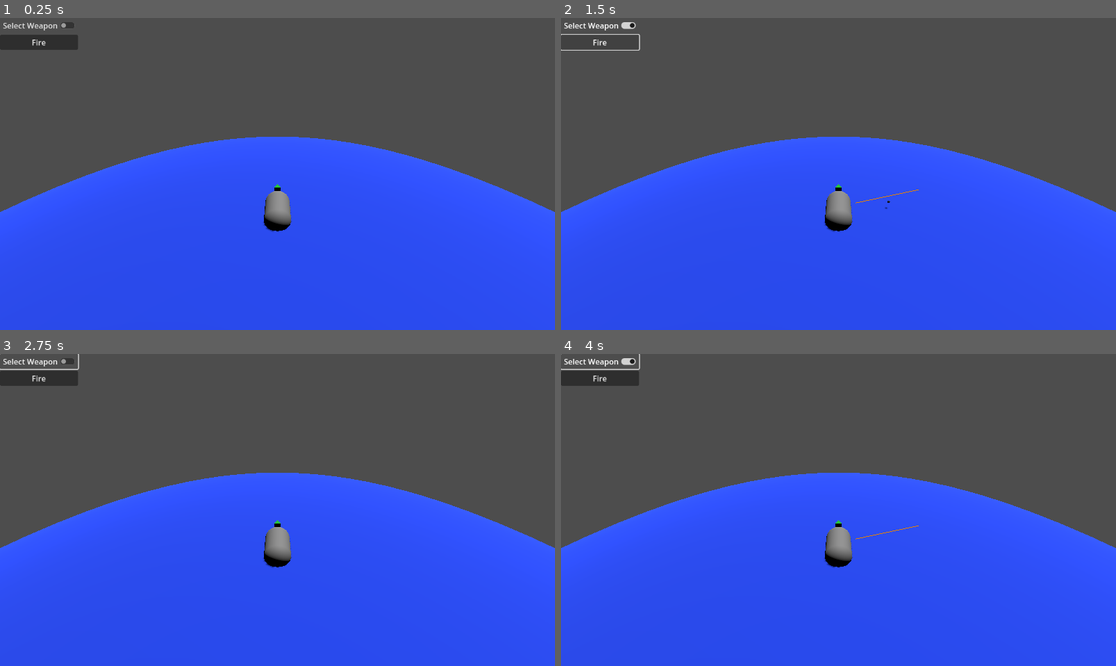
Above: before the commit, frames 1-4 (two rows, left to right).
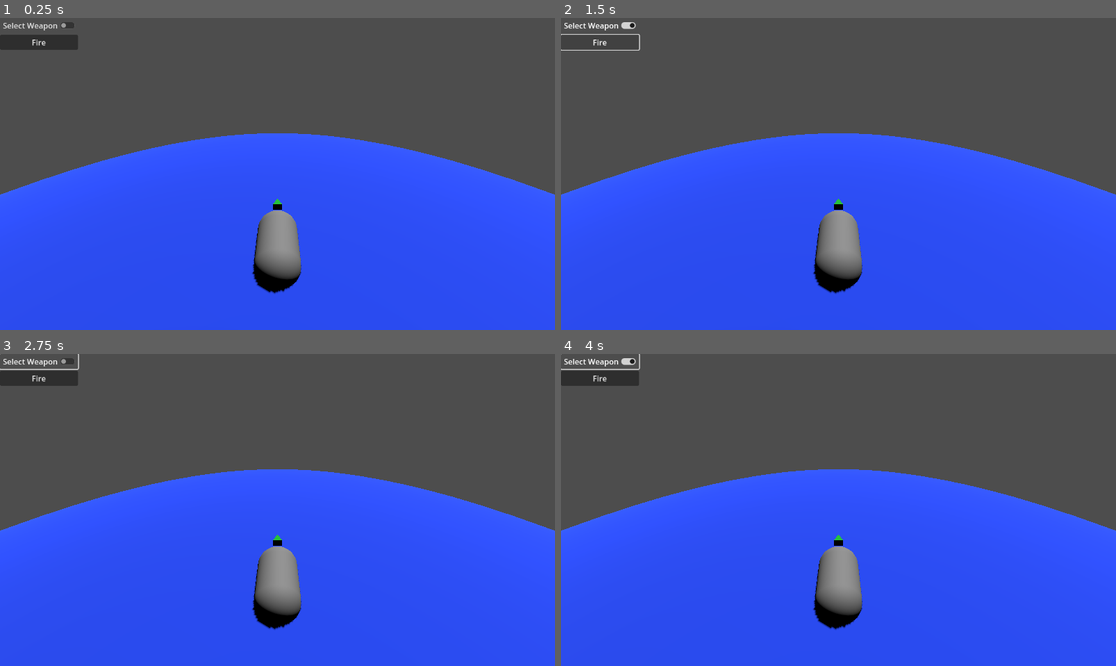
Above: after the commit, the same moments.

Repository: D4Devil/project--shipwrecked
Game: Godot game, scene res://scenes/test.tscn
The game is run twice, just before and just after one commit, with the same random seed, the same clock (stepped at 60 frames per second) and the same inputs.
Inputs:
- Up to frame 1 (0.25 s): no input
- Up to frame 2 (1.5 s): click "Select Weapon" at 0.5 s; click "Fire" at 1.25 s
- Up to frame 3 (2.75 s): click "Select Weapon" at 2 s
- Up to frame 4 (4 s): click "Fire" at 2.75 s; click "Select Weapon" at 3.5 s

The runs differ from the first frame. In frame 1, 4.7% of the frame differs, in the area x 0-100%, y 36-89%; in frame 2, 4.7%; in frame 3, 4.7%; in frame 4, 4.7%.

Commit message:
Weapon set active input handled

Diff:
--- a/project.godot
+++ b/project.godot
@@ -179,126 +179,6 @@
 "events": [Object(InputEventJoypadButton,"resource_local_to_scene":false,"resource_name":"","device":-1,"button_index":4,"pressure":0.0,"pressed":true,"script":null)
 ]
 }
-in_game_l_up={
-"deadzone": 0.5,
-"events": [Object(InputEventJoypadMotion,"resource_local_to_scene":false,"resource_name":"","device":-1,"axis":1,"axis_value":-1.0,"script":null)
-]
-}
-in_game_l_right={
-"deadzone": 0.5,
-"events": [Object(InputEventJoypadMotion,"resource_local_to_scene":false,"resource_name":"","device":-1,"axis":0,"axis_value":1.0,"script":null)
-]
-}
-in_game_l_down={
-"deadzone": 0.5,
-"events": [Object(InputEventJoypadMotion,"resource_local_to_scene":false,"resource_name":"","device":-1,"axis":1,"axis_value":1.0,"script":null)
-]
-}
-in_game_l_left={
-"deadzone": 0.5,
-"events": [Object(InputEventJoypadMotion,"resource_local_to_scene":false,"resource_name":"","device":-1,"axis":0,"axis_value":-1.0,"script":null)
-]
-}
-in_game_r_up={
-"deadzone": 0.5,
-"events": [Object(InputEventJoypadMotion,"resource_local_to_scene":false,"resource_name":"","device":-1,"axis":3,"axis_value":-1.0,"script":null)
-]
-}
-in_game_r_right={
-"deadzone": 0.5,
-"events": [Object(InputEventJoypadMotion,"resource_local_to_scene":false,"resource_name":"","device":-1,"axis":2,"axis_value":1.0,"script":null)
-]
-}
-in_game_r_down={
-"deadzone": 0.5,
-"events": [Object(InputEventJoypadMotion,"resource_local_to_scene":false,"resource_name":"","device":-1,"axis":3,"axis_value":1.0,"script":null)
-]
-}
-in_game_r_left={
-"deadzone": 0.5,
-"events": [Object(InputEventJoypadMotion,"resource_local_to_scene":false,"resource_name":"","device":-1,"axis":2,"axis_value":-1.0,"script":null)
-]
-}
-in_game_r_click={
-"deadzone": 0.5,
-"events": [Object(InputEventJoypadButton,"resource_local_to_scene":false,"resource_name":"","device":-1,"button_index":8,"pressure":0.0,"pressed":true,"script":null)
-]
-}
-in_game_l_click={
-"deadzone": 0.5,
-"events": [Object(InputEventJoypadButton,"resource_local_to_scene":false,"resource_name":"","device":-1,"button_index":7,"pressure":0.0,"pressed":true,"script":null)
-]
-}
-in_game_x={
-"deadzone": 0.5,
-"events": [Object(InputEventJoypadButton,"resource_local_to_scene":false,"resource_name":"","device":-1,"button_index":2,"pressure":0.0,"pressed":true,"script":null)
-]
-}
-in_game_y={
-"deadzone": 0.5,
-"events": [Object(InputEventJoypadButton,"resource_local_to_scene":false,"resource_name":"","device":-1,"button_index":3,"pressure":0.0,"pressed":true,"script":null)
-]
-}
-in_game_a={
-"deadzone": 0.5,
-"events": [Object(InputEventJoypadButton,"resource_local_to_scene":false,"resource_name":"","device":-1,"button_index":0,"pressure":0.0,"pressed":true,"script":null)
-]
-}
-in_game_b={
-"deadzone": 0.5,
-"events": [Object(InputEventJoypadButton,"resource_local_to_scene":false,"resource_name":"","device":-1,"button_index":1,"pressure":0.0,"pressed":true,"script":null)
-]
-}
-in_game_l_b={
-"deadzone": 0.5,
-"events": [Object(InputEventJoypadButton,"resource_local_to_scene":false,"resource_name":"","device":-1,"button_index":9,"pressure":0.0,"pressed":true,"script":null)
-]
-}
-in_game_l_t={
-"deadzone": 0.5,
-"events": [Object(InputEventJoypadMotion,"resource_local_to_scene":false,"resource_name":"","device":-1,"axis":4,"axis_value":1.0,"script":null)
-]
-}
-in_game_r_b={
-"deadzone": 0.5,
-"events": [Object(InputEventJoypadButton,"resource_local_to_scene":false,"resource_name":"","device":-1,"button_index":10,"pressure":0.0,"pressed":true,"script":null)
-]
-}
-in_game_r_t={
-"deadzone": 0.5,
-"events": [Object(InputEventJoypadMotion,"resource_local_to_scene":false,"resource_name":"","device":-1,"axis":5,"axis_value":1.0,"script":null)
-]
-}
-in_game_pad_up={
-"deadzone": 0.5,
-"events": [Object(InputEventJoypadButton,"resource_local_to_scene":false,"resource_name":"","device":-1,"button_index":11,"pressure":0.0,"pressed":true,"script":null)
-]
-}
-in_game_pad_right={
-"deadzone": 0.5,
-"events": [Object(InputEventJoypadButton,"resource_local_to_scene":false,"resource_name":"","device":-1,"button_index":14,"pressure":0.0,"pressed":true,"script":null)
-]
-}
-in_game_pad_down={
-"deadzone": 0.5,
-"events": [Object(InputEventJoypadButton,"resource_local_to_scene":false,"resource_name":"","device":-1,"button_index":12,"pressure":0.0,"pressed":true,"script":null)
-]
-}
-in_game_pad_left={
-"deadzone": 0.5,
-"events": [Object(InputEventJoypadButton,"resource_local_to_scene":false,"resource_name":"","device":-1,"button_index":13,"pressure":0.0,"pressed":true,"script":null)
-]
-}
-in_game_start={
-"deadzone": 0.5,
-"events": [Object(InputEventJoypadButton,"resource_local_to_scene":false,"resource_name":"","device":-1,"button_index":6,"pressure":0.0,"pressed":true,"script":null)
-]
-}
-in_game_menu={
-"deadzone": 0.5,
-"events": [Object(InputEventJoypadButton,"resource_local_to_scene":false,"resource_name":"","device":-1,"button_index":4,"pressure":0.0,"pressed":true,"script":null)
-]
-}
 
 [layer_names]
 
--- a/scenes/ship_prototype.tscn
+++ b/scenes/ship_prototype.tscn
@@ -1,10 +1,14 @@
-[gd_scene load_steps=10 format=3 uid="uid://ctsglvau3y5lf"]
+[gd_scene load_steps=14 format=3 uid="uid://ctsglvau3y5lf"]
 
 [ext_resource type="Script" path="res://scripts/components/agent/gravitational_body_3d.gd" id="1_prxac"]
 [ext_resource type="Script" path="res://scripts/components/agent/buoyant_body_3d.gd" id="2_vyyj1"]
 [ext_resource type="Script" path="res://scripts/components/agent/sail_simulation.gd" id="3_ox3ip"]
 [ext_resource type="Script" path="res://scripts/components/agent/rudder_simulation.gd" id="4_osjkg"]
 [ext_resource type="Script" path="res://scripts/components/agent/input_agent.gd" id="5_xyooc"]
+[ext_resource type="Script" path="res://scripts/components/weapon/weapon.gd" id="6_x3qnc"]
+[ext_resource type="Script" path="res://scripts/components/weapon/single_shot.gd" id="7_gsmwt"]
+[ext_resource type="Script" path="res://scripts/components/weapon/aim_straight.gd" id="8_4lvd5"]
+[ext_resource type="PackedScene" uid="uid://b6sf61dl0c6w3" path="res://scenes/cannonball.tscn" id="8_xmba0"]
 
 [sub_resource type="CapsuleShape3D" id="CapsuleShape3D_5enxt"]
 radius = 2.0
@@ -26,11 +30,11 @@
 transform = Transform3D(1, 0, 0, 0, -4.37114e-08, 1, 0, -1, -4.37114e-08, 0, 0.3, 0)
 shape = SubResource("CapsuleShape3D_5enxt")
 
-[node name="MeshInstance3D" type="MeshInstance3D" parent="."]
+[node name="Ship" type="MeshInstance3D" parent="."]
 transform = Transform3D(1, 0, 0, 0, -4.37114e-08, 1, 0, -1, -4.37114e-08, 0, 0.3, 0)
 mesh = SubResource("CapsuleMesh_nch5w")
 
-[node name="MeshInstance3D2" type="MeshInstance3D" parent="."]
+[node name="Arrow" type="MeshInstance3D" parent="."]
 transform = Transform3D(1, 0, 0, 0, -4.64838e-08, 0.696806, 0, -1.06343, -3.04584e-08, 0, 1.6541, -4.57314)
 mesh = SubResource("PrismMesh_w20dk")
 
@@ -52,8 +56,29 @@
 script = ExtResource("4_osjkg")
 physics_body = NodePath("../..")
 
-[node name="InputAgent" type="Node" parent="CustomComponents" node_paths=PackedStringArray("rudder", "sail")]
+[node name="InputAgent" type="Node" parent="CustomComponents" node_paths=PackedStringArray("rudder", "sail", "weapon")]
 script = ExtResource("5_xyooc")
 rudder = NodePath("../RudderSimulation")
 rudder_speed = 1.0
 sail = NodePath("../SailSimulation")
+weapon = NodePath("../../Cannon")
+
+[node name="Cannon" type="Marker3D" parent="."]
+transform = Transform3D(-4.37114e-08, 0, -1, 0, 1, 0, 1, 0, -4.37114e-08, 1.22215, 1.95312, -1.70753)
+script = ExtResource("6_x3qnc")
+_cooldown = 0.5
+
+[node name="SingleShot" type="Node" parent="Cannon" node_paths=PackedStringArray("spawner", "ignored_colliders")]
+script = ExtResource("7_gsmwt")
+projectile_scene = ExtResource("8_xmba0")
+spawner = NodePath("..")
+ignored_colliders = [NodePath("../..")]
+
+[node name="AimStraight" type="Node3D" parent="Cannon" node_paths=PackedStringArray("horizontal_pivot", "vertical_pivot")]
+script = ExtResource("8_4lvd5")
+horizontal_pivot = NodePath("..")
+vertical_pivot = NodePath("..")
+horizontal_speed = 10.0
+vertical_speed = 10.0
+line_length = 10.0
+line_color = Color(0.874378, 0.406725, 1.92523e-07, 1)
--- a/scenes/test.tscn
+++ b/scenes/test.tscn
@@ -1,11 +1,7 @@
-[gd_scene load_steps=11 format=3 uid="uid://caytfce6raore"]
+[gd_scene load_steps=7 format=3 uid="uid://caytfce6raore"]
 
 [ext_resource type="Script" path="res://scripts/components/world/gravity_field_3d.gd" id="1_wigvl"]
-[ext_resource type="Script" path="res://scripts/components/weapon/weapon.gd" id="2_j4uhw"]
-[ext_resource type="PackedScene" uid="uid://ctsglvau3y5lf" path="res://scenes/ship_prototype.tscn" id="2_mt4ja"]
-[ext_resource type="Script" path="res://scripts/components/weapon/aim_straight.gd" id="3_4hcpx"]
-[ext_resource type="Script" path="res://scripts/components/weapon/single_shot.gd" id="4_0ruau"]
-[ext_resource type="PackedScene" uid="uid://b6sf61dl0c6w3" path="res://scenes/cannonball.tscn" id="5_4sn0c"]
+[ext_resource type="PackedScene" uid="uid://ctsglvau3y5lf" path="res://scenes/ship_prototype.tscn" id="2_q6hgr"]
 
 [sub_resource type="SphereShape3D" id="SphereShape3D_otig1"]
 radius = 300.0
@@ -26,32 +22,6 @@
 [node name="DirectionalLight3D" type="DirectionalLight3D" parent="."]
 transform = Transform3D(-0.866023, -0.433016, 0.250001, 0, 0.499998, 0.866027, -0.500003, 0.749999, -0.43301, 0, 0, 0)
 shadow_enabled = true
-
-[node name="ShipPrototype" parent="." instance=ExtResource("2_mt4ja")]
-transform = Transform3D(1, 0, 0, 0, 1, 0, 0, 0, 1, 0, 214.306, 0)
-
-[node name="Cannon" type="Marker3D" parent="ShipPrototype"]
-transform = Transform3D(-3.09086e-08, -0.258819, -0.965926, -3.09086e-08, 0.965926, -0.258819, 1, 2.18557e-08, -3.78552e-08, 2.73309, 0.721298, -1.44317)
-script = ExtResource("2_j4uhw")
-_cooldown = 1.0
-
-[node name="AimStraight" type="Node3D" parent="ShipPrototype/Cannon" node_paths=PackedStringArray("horizontal_pivot", "vertical_pivot")]
-script = ExtResource("3_4hcpx")
-horizontal_pivot = NodePath(".")
-vertical_pivot = NodePath(".")
-horizontal_speed = 5.0
-vertical_speed = 5.0
-line_length = 5.0
-line_color = Color(0.8905, 0.501874, 0, 1)
-
-[node name="SingleShot" type="Node3D" parent="ShipPrototype/Cannon" node_paths=PackedStringArray("spawner", "ignored_colliders")]
-script = ExtResource("4_0ruau")
-projectile_scene = ExtResource("5_4sn0c")
-spawner = NodePath("../AimStraight")
-ignored_colliders = [NodePath("../..")]
-
-[node name="Camera3D" type="Camera3D" parent="ShipPrototype"]
-transform = Transform3D(1, 0, 0, 0, 0.866025, 0.5, 0, -0.5, 0.866025, 0, 21.0876, 24.5086)
 
 [node name="Area3D" type="Area3D" parent="."]
 collision_layer = 0
@@ -93,6 +63,8 @@
 layout_mode = 2
 text = "Fire"
 
-[connection signal="fired" from="ShipPrototype/Cannon" to="ShipPrototype/Cannon/SingleShot" method="_on_weapon_fired"]
-[connection signal="toggled" from="Control/VBoxContainer/CheckButton" to="ShipPrototype/Cannon" method="set_active"]
-[connection signal="pressed" from="Control/VBoxContainer/Button2" to="ShipPrototype/Cannon" method="on_weapon_fired"]
+[node name="ShipPrototype" parent="." instance=ExtResource("2_q6hgr")]
+transform = Transform3D(1, 0, 0, 0, 1, 0, 0, 0, 1, 0, 237.836, 0)
+
+[node name="Camera3D" type="Camera3D" parent="ShipPrototype"]
+transform = Transform3D(1, 0, 0, 0, 0.866025, 0.5, 0, -0.5, 0.866025, 0, 15.622, 13.0835)
--- a/scripts/components/agent/input_agent.gd
+++ b/scripts/components/agent/input_agent.gd
@@ -3,12 +3,13 @@
 @export var rudder : RudderSimulation
 @export var rudder_speed: float
 @export var sail : SailSimulation
+@export var weapon: Weapon
 
 
 func _physics_process(_delta: float) -> void:
 	sail_input_handle()
 	rudder_input_handle()
-
+	weapon_input_handle()
 
 func sail_input_handle() -> void:
 	if Input.is_action_pressed("in_game_r_b"):
@@ -21,3 +22,11 @@
 func rudder_input_handle() -> void:
 	var axis = Input.get_axis("in_game_l_left", "in_game_l_right")
 	rudder.spin(axis * rudder_speed)
+
+
+func weapon_input_handle():
+	if Input.is_action_just_pressed("in_game_l_t"):
+		weapon._active = true
+
+	if Input.is_action_just_released("in_game_l_t"):
+		weapon._active = false
--- a/scripts/components/weapon/aim_straight.gd
+++ b/scripts/components/weapon/aim_straight.gd
@@ -16,6 +16,8 @@
 
 
 func _process(delta: float) -> void:
-	horizontal_pivot.rotate(Vector3.UP, deg_to_rad(horizontal_movement * horizontal_speed * delta))
-	vertical_pivot.rotate(Vector3.RIGHT, deg_to_rad(vertical_movement * vertical_speed * delta))
+	if horizontal_pivot:
+		horizontal_pivot.rotate(Vector3.UP, deg_to_rad(horizontal_movement * horizontal_speed * delta))
+	if vertical_pivot:
+		vertical_pivot.rotate(Vector3.RIGHT, deg_to_rad(vertical_movement * vertical_speed * delta))
 	Utils.line(self, global_position, global_position + (-global_basis.z * 10), line_color, 1)
